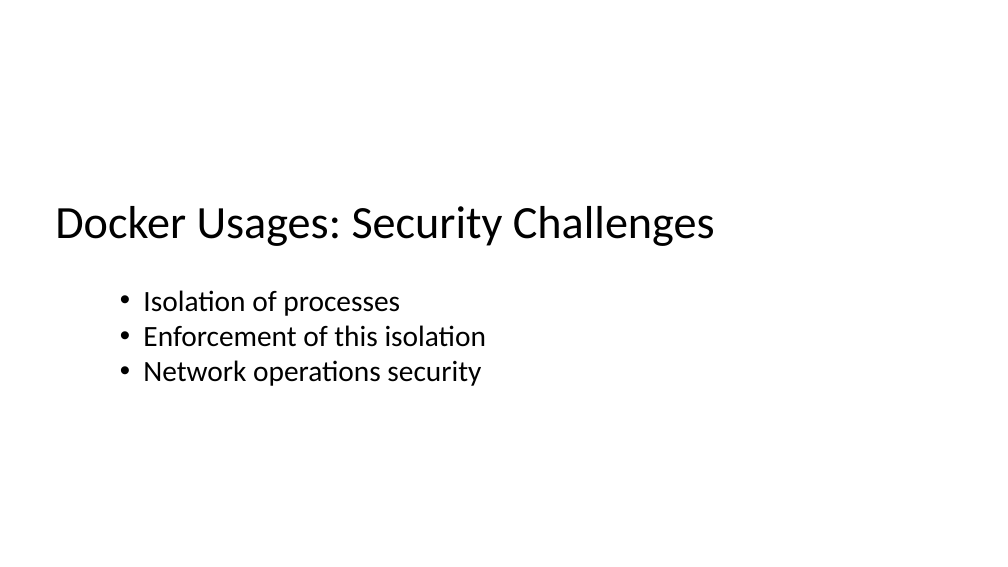
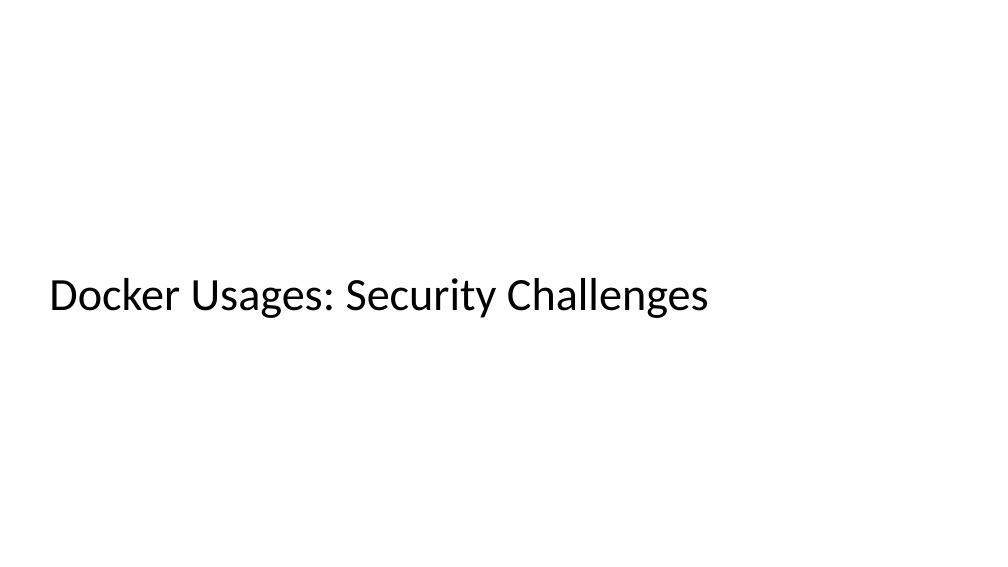
Before and after one commit to tianyuzhou95/Docker, a slide deck: slide 18 of To Docker or Not to Docker A Security Perspective.pptx. Drawn at 1008x567 pixels with LibreOffice and Linux fonts; fonts in the diff are those of the drawing. Boxes give left, top, right and bottom in pixels: in the first picture for what was removed or moved away, otherwise in the second. Text is boxed around its words. In the diff, an @@ line names an element or a change of style, - is before the commit and + after.

```diff
--- a/To Docker or Not to Docker A Security Perspective.pptx
+++ b/To Docker or Not to Docker A Security Perspective.pptx
@@ title "Docker Usages: Security Challenges": place and size @@
-title "Docker Usages: Security Challenges" at [55, 206, 715, 246]
+title "Docker Usages: Security Challenges" at [49, 278, 709, 318]
@@ text removed at [143, 290, 487, 386] @@
-• Isolation of processes
-• Enforcement of this isolation
-• Network operations security
```
Also in this commit, not shown: 5 other slides changed, 3 other files.
